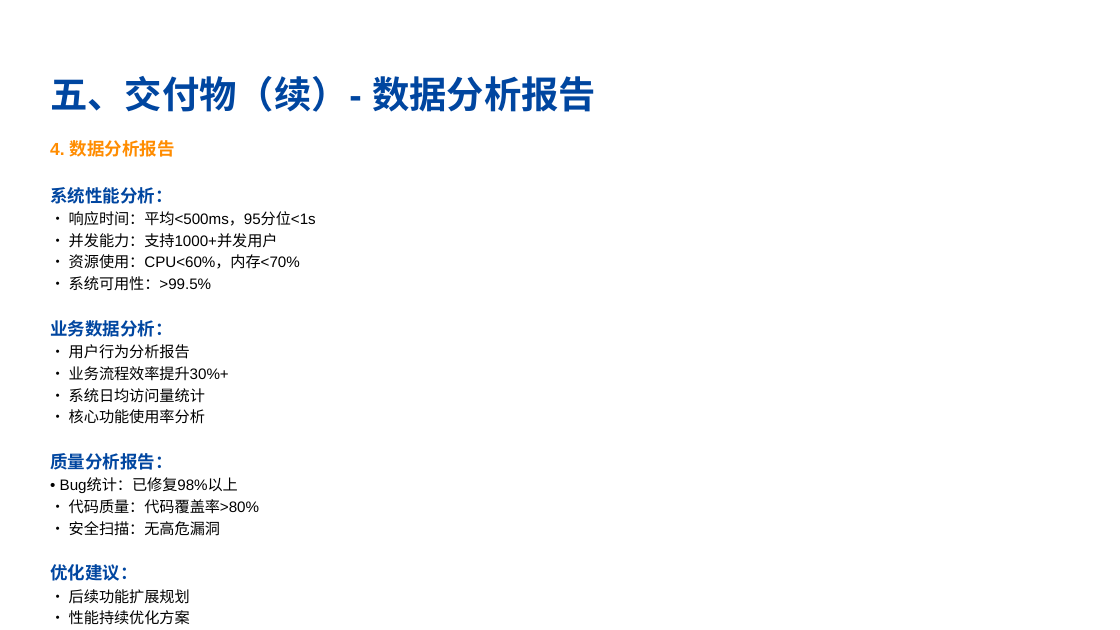
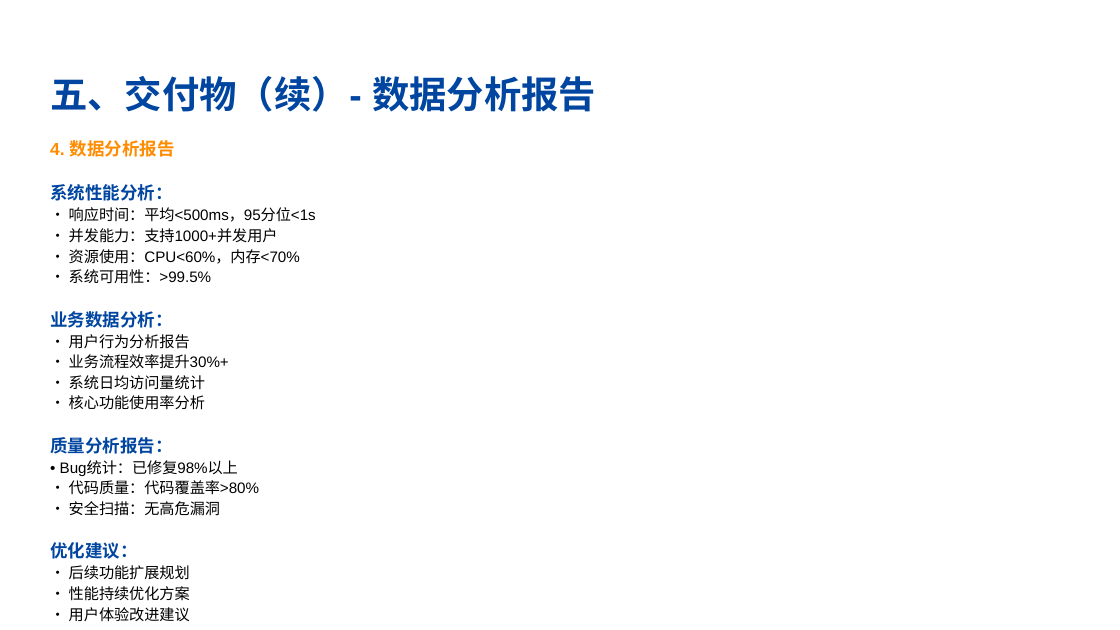
Before and after one commit to ctrlaomao/bjstarfish, a slide deck: slide 10 of report_ppt/融合.pptx. Drawn at 1120x630 pixels with LibreOffice and Linux fonts; fonts in the diff are those of the drawing; background and template pictures are left out. Boxes give left, top, right and bottom in pixels: in the first picture for what was removed or moved away, otherwise in the second. Text is boxed around its words. In the diff, an @@ line names an element or a change of style, - is before the commit and + after.

```diff
--- a/report_ppt/融合.pptx
+++ b/report_ppt/融合.pptx
@@ text "4. 数据分析报告" at (50,140,316,621): less space between paragraphs @@
```
Also in this commit, not shown: 13 other slides changed.
